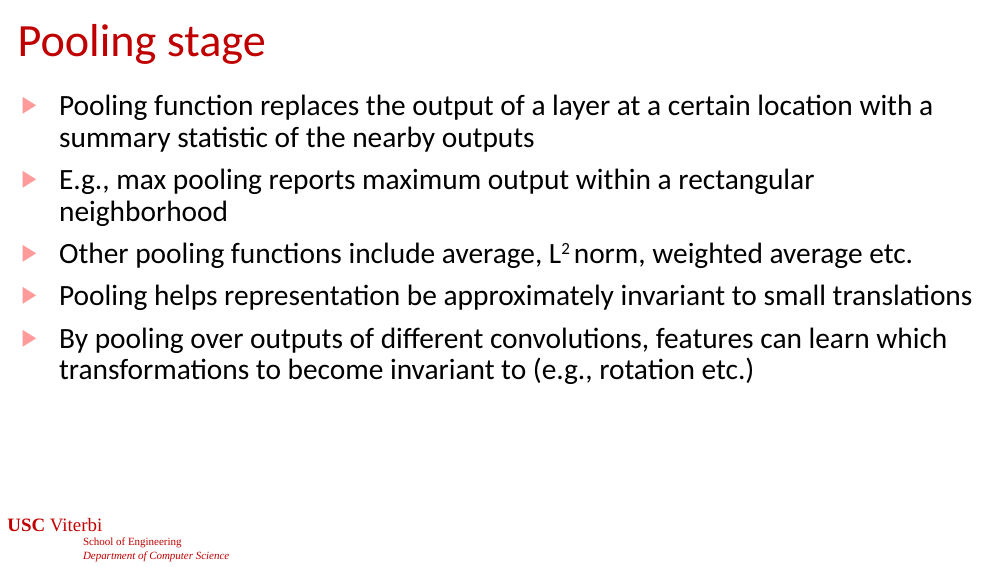
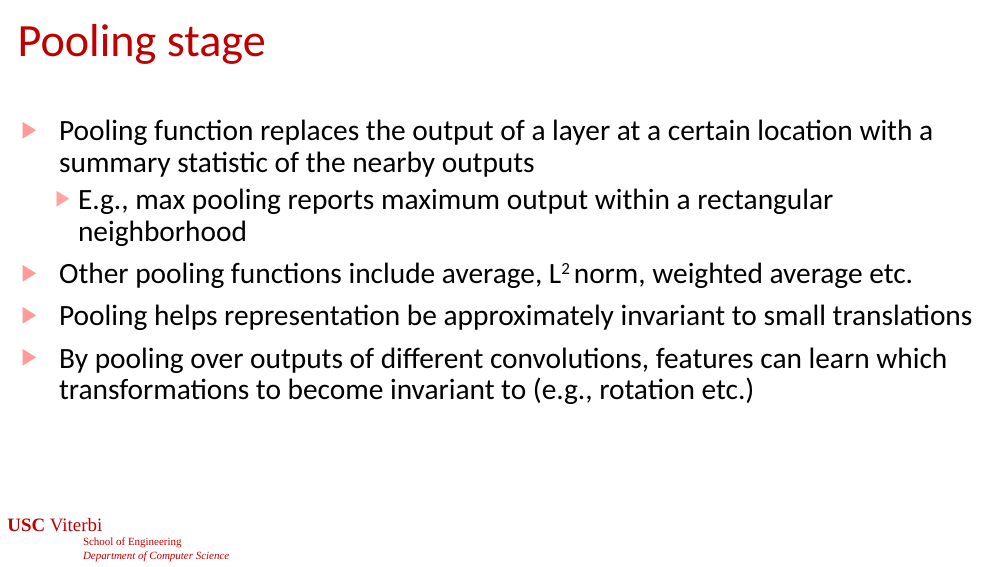
Before and after one commit to jdeshmukh/jdeshmukh.github.io, a slide deck: slide 17 of teaching/cs513slides/lecture11-SensingPerception.pptx (slide 50 before the commit). Drawn at 1008x567 pixels with LibreOffice and Linux fonts; fonts in the diff are those of the drawing; background and template pictures are left out. Boxes give left, top, right and bottom in pixels: in the first picture for what was removed or moved away, otherwise in the second. Text is boxed around its words. In the diff, an @@ line names an element or a change of style, - is before the commit and + after.

```diff
--- a/teaching/cs513slides/lecture11-SensingPerception.pptx
+++ b/teaching/cs513slides/lecture11-SensingPerception.pptx
@@ text "Pooling function replaces the output ...": place and size @@
-text "Pooling function replaces the output ..." at bbox=[59, 94, 973, 384]
+text "Pooling function replaces the output ..." at bbox=[59, 119, 973, 404]
@@ text at bbox=[78, 188, 833, 246]: list level 1 to 2 in "E.g., max pooling reports maximum ..."; bullet colour #FF9B9B to #FFA3A3 @@
```
Also in this commit, not shown: 10 other slides changed, 36 slides removed, 3 other files.
